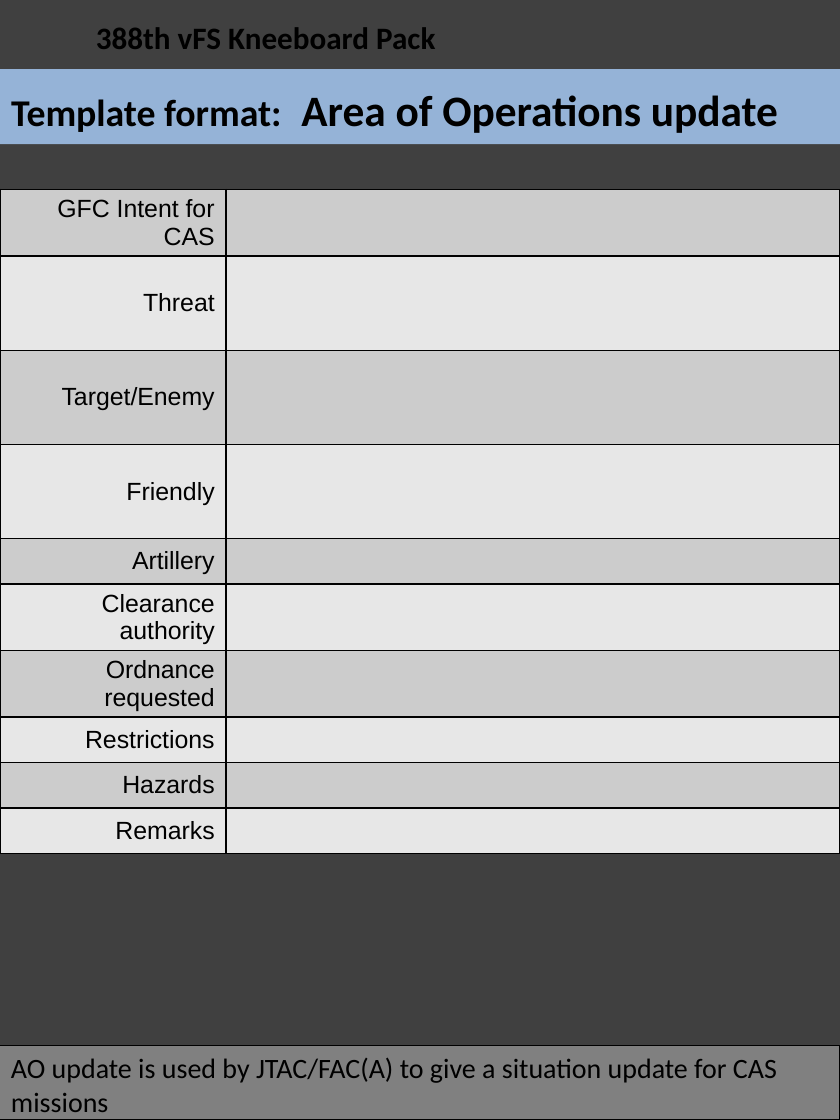
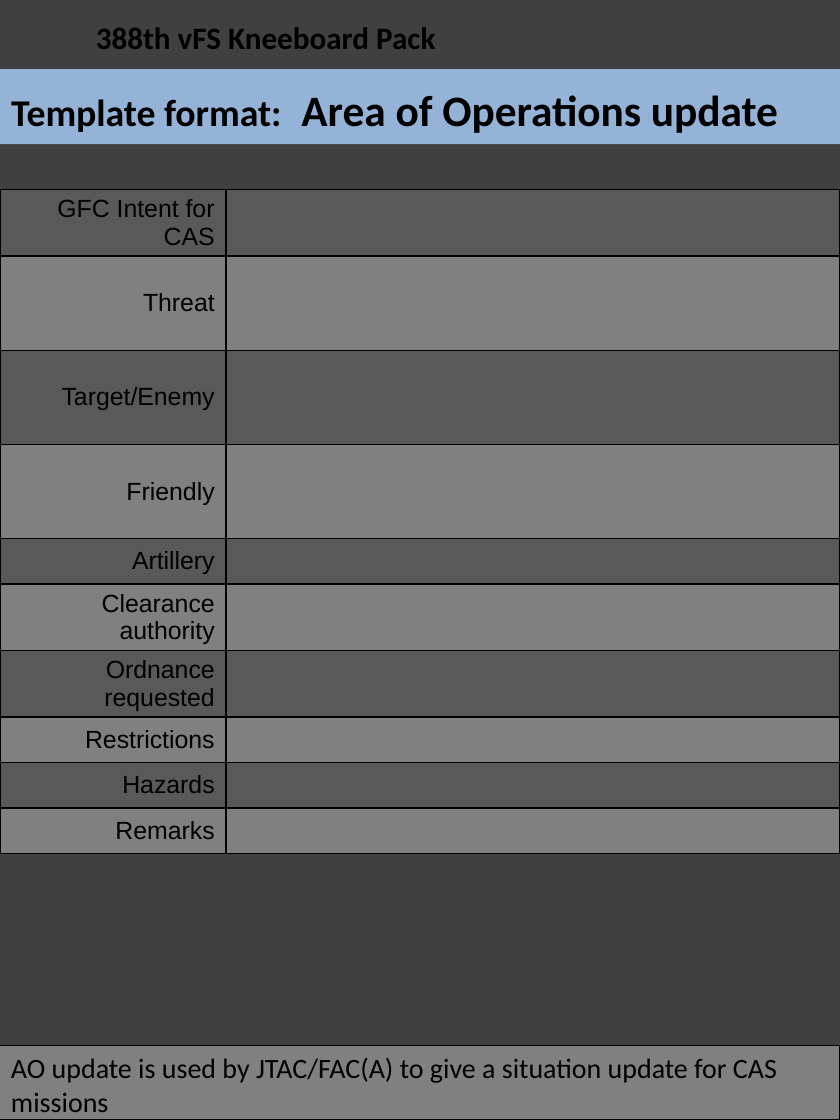
Before and after one commit to 132nd-vWing/132-TRP-388, a slide deck: slide 18 of Kneeboard Pack/388 Kneeboard Pack.pptx. Drawn at 840x1120 pixels with LibreOffice and Linux fonts; fonts in the diff are those of the drawing; background and template pictures are left out. Boxes give left, top, right and bottom in pixels: in the first picture for what was removed or moved away, otherwise in the second. Text is boxed around its words. In the diff, an @@ line names an element or a change of style, - is before the commit and + after.

Commit message:
chg: Started work on changing F/A-18 symbols to F16 symbols. Adjusted colors on templates

```diff
--- a/Kneeboard Pack/388 Kneeboard Pack.pptx
+++ b/Kneeboard Pack/388 Kneeboard Pack.pptx
@@ table at (x1=0, y1=189, x2=840, y2=988) @@
@@ fill #CCCCCC to #595959 in 10 cells @@
@@ fill #E7E7E7 to #808080 in 10 cells @@
```
Also in this commit, not shown: 7 other slides changed, 1 slide added.
